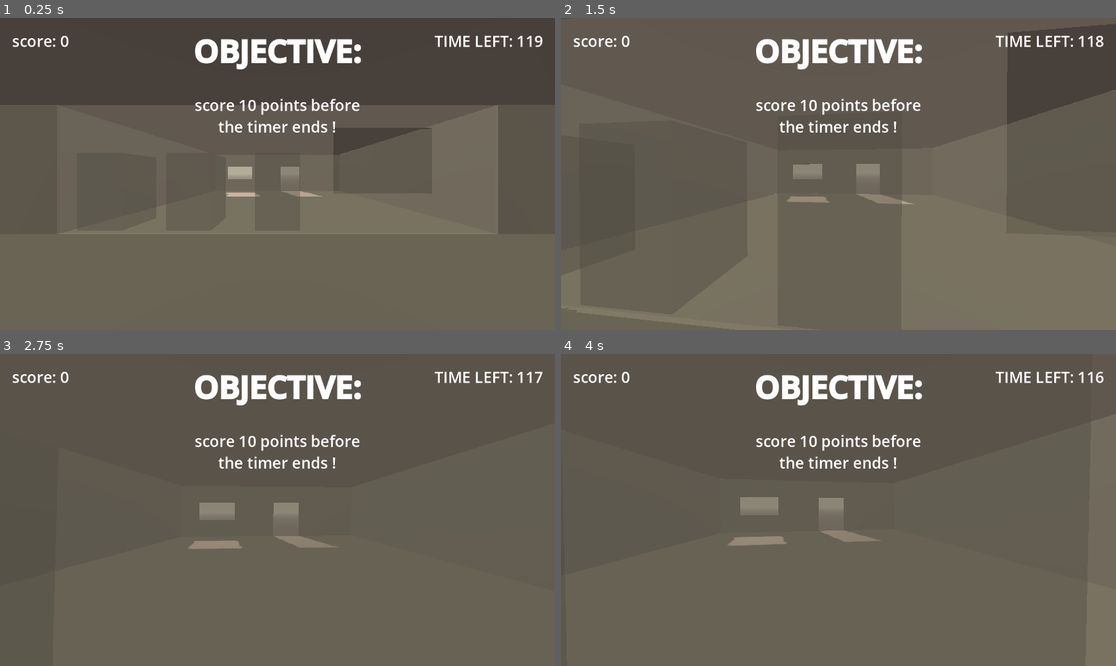
Above: before the commit, frames 1-4 (two rows, left to right).
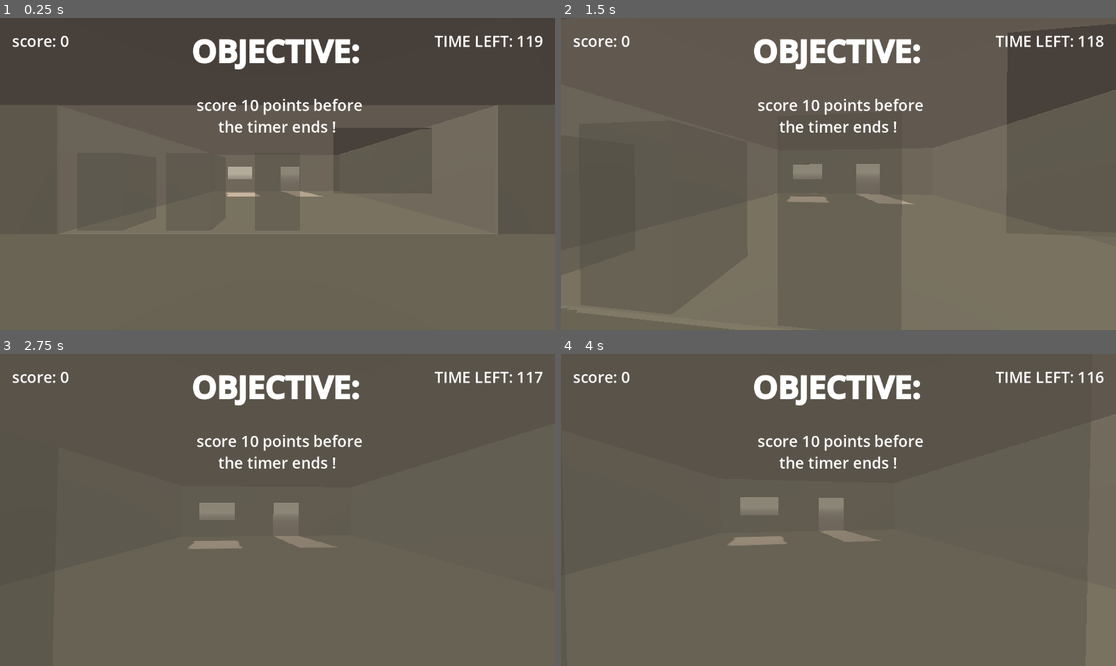
Above: after the commit, the same moments.

Repository: Sunday-Studio-Team/cafe
Game: Godot game, scene res://main.tscn
The game is run twice, just before and just after one commit, with the same random seed, the same clock (stepped at 60 frames per second) and the same inputs.
Inputs (mouse positions are in pixels of both pictures, inside the frame that each line leads up to):
- Up to frame 1 (0.25 s): no input
- Up to frame 2 (1.5 s): tap Enter at 0.5 s; move the mouse to (866, 174) at 0.52 s; hold W (move_forward) from 0.53 s (still down); tap E (interact) at 0.6 s; move the mouse to (810, 174) at 1.27 s; tap I at 1.35 s
- Up to frame 3 (2.75 s): keep holding W (move_forward); move the mouse to (288, 503) at 2.02 s; tap E (interact) at 2.1 s
- Up to frame 4 (4 s): keep holding W (move_forward); tap Space at 2.75 s; move the mouse to (832, 516) at 2.77 s; tap I at 2.85 s; tap Enter at 3.5 s; move the mouse to (877, 513) at 3.52 s; tap E (interact) at 3.6 s

The runs differ from the first frame. In frame 1, 1.5% of the frame differs, in the area x 34-66%, y 6-32%; in frame 2, 1.5%; in frame 3, 1.5%; in frame 4, 1.5%.

Commit message:
get goal score dynamically for ui text

Diff:
--- a/godot/global.gd
+++ b/godot/global.gd
@@ -3,8 +3,7 @@
 # NOTE: i dont think folders are given UIDs so im not sure if theres a way
 # to get a ref to a folder that wont break if we move it : (
 @export_dir var drinks_folder_path: String
-
-@export var hover_shader : Shader
+@export var hover_shader: Shader
 
 var player: Player
 var hovered_interactable: Interactable
--- a/godot/main.tscn
+++ b/godot/main.tscn
@@ -179,7 +179,7 @@
 bbcode_enabled = true
 text = "[b]OBJECTIVE:[/b]
 
-score 10 points before the timer ends !"
+score X points before the timer ends !"
 horizontal_alignment = 1
 
 [node name="EndText" type="RichTextLabel" parent="UI/MarginContainer" unique_id=545591058]
--- a/godot/ui.gd
+++ b/godot/ui.gd
@@ -10,6 +10,11 @@
 
 func _ready() -> void:
 	Events.time_up.connect(_on_time_up)
+
+	objective.text = (
+		"[b]OBJECTIVE:[/b] \n \n score %s points before the timer ends !"
+		% Global.goal_score
+	)
 
 	await get_tree().create_timer(5, false).timeout
 	objective.hide()
Not shown: 1 places in godot/main.tscn that only renumber resources
